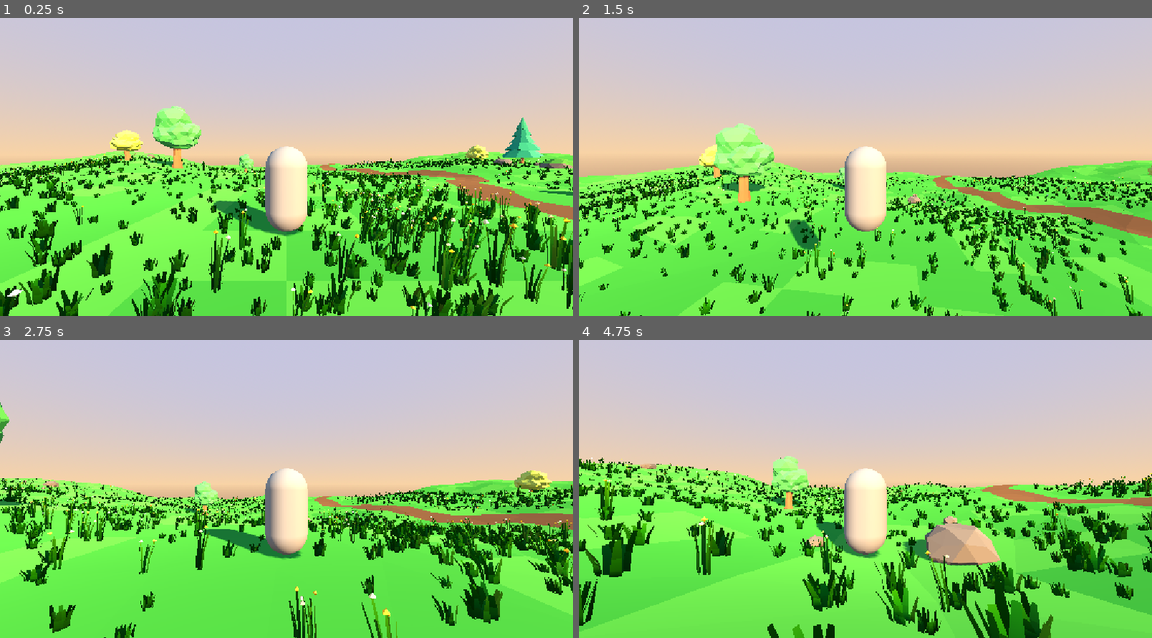
Above: before the commit, frames 1-4 (two rows, left to right).
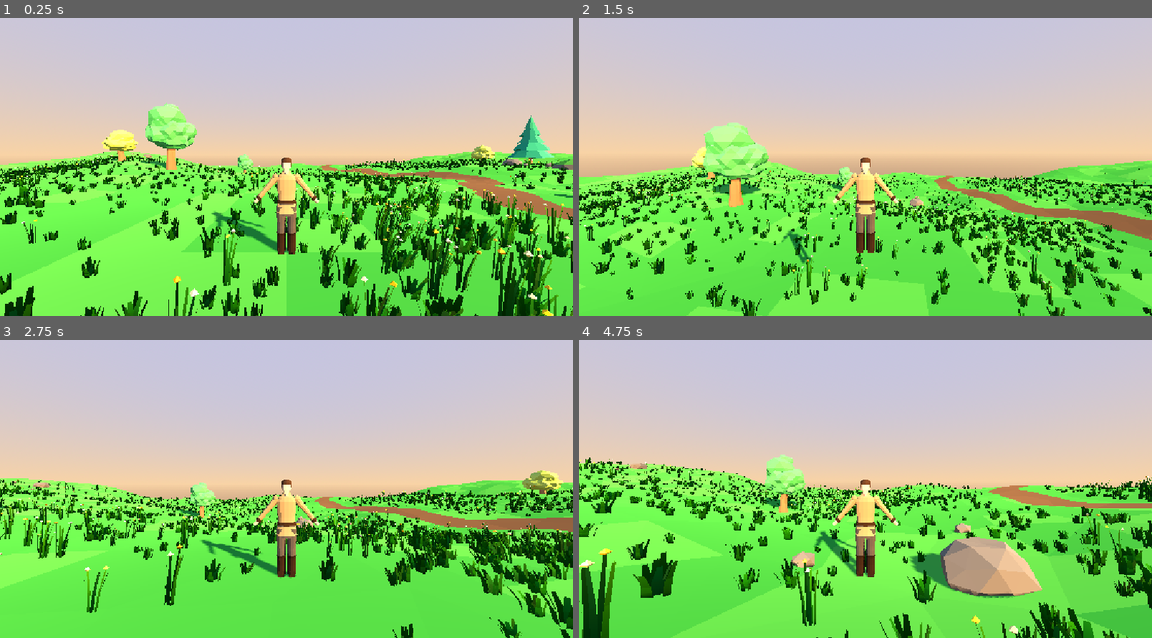
Above: after the commit, the same moments.

Repository: Aftra1/rpg-3d
Game: Godot game, scene res://main.tscn
Two runs of this game, one before a commit and one after it. Both use one fixed random seed, a clock stepped at 60 frames per second and the inputs below.
Inputs (mouse positions are in pixels of both pictures, inside the frame that each line leads up to):
- Up to frame 1 (0.25 s): no input
- Up to frame 2 (1.5 s): tap Enter at 0.5 s; move the mouse to (894, 152) at 0.52 s; hold Z (move_forward) from 0.53 s (still down); tap Space (jump) at 0.77 s; move the mouse to (836, 155) at 1.27 s
- Up to frame 3 (2.75 s): keep holding Z (move_forward); tap Space (jump) at 1.52 s; move the mouse to (297, 471) at 2.02 s
- Up to frame 4 (4.75 s): keep holding Z (move_forward); move the mouse to (859, 483) at 2.77 s; tap Space (jump) at 3.02, 3.77, 4.52 s; move the mouse to (905, 480) at 3.52 s; move the mouse to (819, 474) at 4.27 s

The runs differ from the first frame. In frame 1, 35% of the frame differs, in the area x 0-100%, y 28-100%; in frame 2, 24%; in frame 3, 23%; in frame 4, 32%.

Commit message:
Personnage low-poly avec squelette
Co-Authored-By: Claude Sonnet 5.5 <noreply@anthropic.com>

Diff:
--- a/main.tscn
+++ b/main.tscn
@@ -9,13 +9,11 @@
 [ext_resource type="PackedScene" path="res://assets/models/roche_01.glb" id="rock1"]
 [ext_resource type="PackedScene" path="res://assets/models/roche_02.glb" id="rock2"]
 [ext_resource type="PackedScene" path="res://assets/models/roche_03.glb" id="rock3"]
-
-[sub_resource type="CapsuleMesh" id="CapsuleMesh_player"]
-
-[sub_resource type="BoxMesh" id="BoxMesh_nose"]
-size = Vector3(0.3, 0.3, 0.3)
+[ext_resource type="PackedScene" path="res://assets/models/heros.glb" id="hero"]
 
 [sub_resource type="CapsuleShape3D" id="CapsuleShape3D_player"]
+radius = 0.35
+height = 1.8
 
 [sub_resource type="CylinderShape3D" id="CylinderShape3D_rock2"]
 height = 0.85
@@ -81,26 +79,22 @@
 [node name="Terrain" parent="." instance=ExtResource("4_terrain")]
 
 [node name="Player" type="CharacterBody3D" parent="."]
-transform = Transform3D(1, 0, 0, 0, 1, 0, 0, 0, 1, 0, 1.1, 0)
+transform = Transform3D(1, 0, 0, 0, 1, 0, 0, 0, 1, 0, 1.0, 0)
 script = ExtResource("1_player")
 
 [node name="Model" type="Node3D" parent="Player"]
 
-[node name="Body" type="MeshInstance3D" parent="Player/Model"]
-mesh = SubResource("CapsuleMesh_player")
-
-[node name="Nose" type="MeshInstance3D" parent="Player/Model"]
-transform = Transform3D(1, 0, 0, 0, 1, 0, 0, 0, 1, 0, 0.5, -0.5)
-mesh = SubResource("BoxMesh_nose")
+[node name="Heros" parent="Player/Model" instance=ExtResource("hero")]
+transform = Transform3D(-1, 0, 0, 0, 1, 0, 0, 0, -1, 0, -0.9, 0)
 
 [node name="CollisionShape3D" type="CollisionShape3D" parent="Player"]
 shape = SubResource("CapsuleShape3D_player")
 
 [node name="CameraPivot" type="Node3D" parent="Player"]
-transform = Transform3D(1, 0, 0, 0, 1, 0, 0, 0, 1, 0, 0.8, 0)
+transform = Transform3D(1, 0, 0, 0, 1, 0, 0, 0, 1, 0, 0.95, 0)
 
 [node name="SpringArm3D" type="SpringArm3D" parent="Player/CameraPivot"]
-spring_length = 5.0
+spring_length = 4.0
 margin = 0.2
 
 [node name="Camera3D" type="Camera3D" parent="Player/CameraPivot/SpringArm3D"]
Binary file added: assets/models/heros.glb
Not shown, added: assets/models/heros.glb.import
Not shown, added: assets/blender/heros.blend
